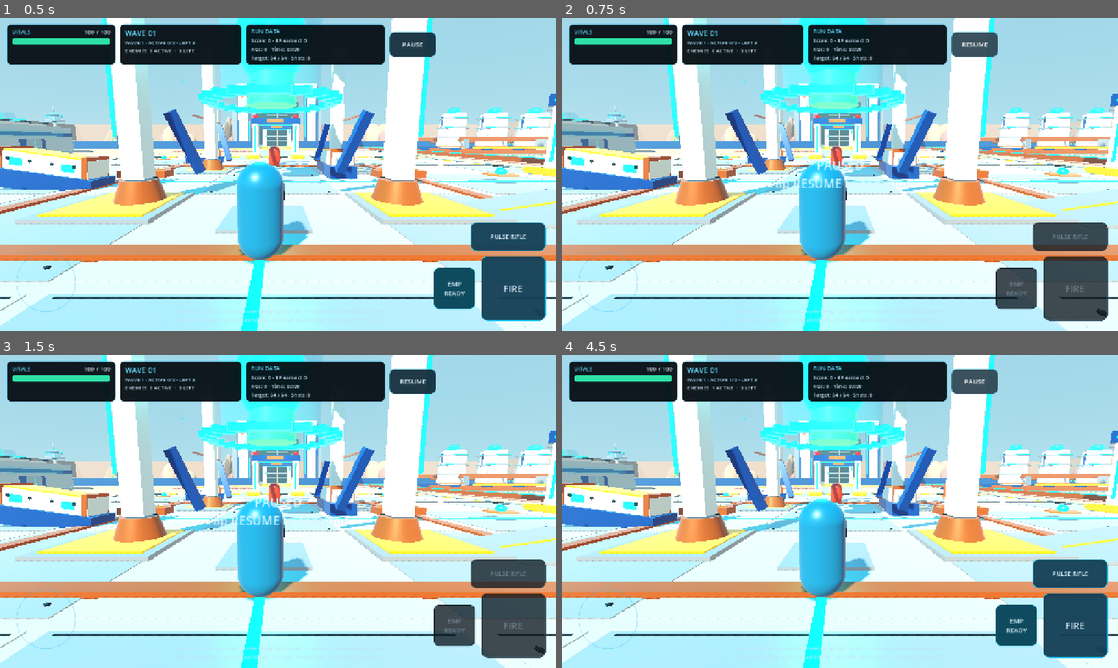
Above: before the commit, frames 1-4 (two rows, left to right).
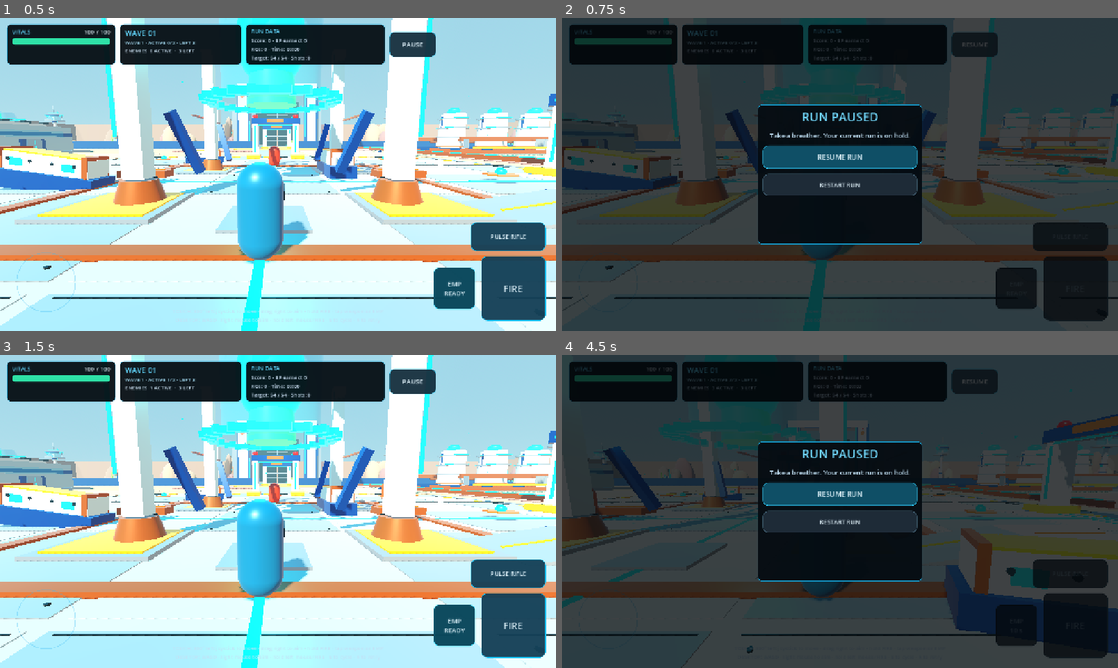
Above: after the commit, the same moments.

Repository: Scryptexai/ExoComplict
Game: Godot game, scene res://scenes/main.tscn
Two runs of this game, one before a commit and one after it. Both use one fixed random seed, a clock stepped at 60 frames per second and the inputs below.
Inputs (mouse positions are in pixels of both pictures, inside the frame that each line leads up to):
- Up to frame 1 (0.5 s): no input
- Up to frame 2 (0.75 s): click "PAUSE" at 0.5 s
- Up to frame 3 (1.5 s): click (278, 492) at 1.25 s, where only the run after the commit has a clickable "RESUME RUN"
- Up to frame 4 (4.5 s): click (1017, 624) at 2 s, where only the run after the commit has a clickable "EMP READY"; tap Enter at 2.75 s; move the mouse to (962, 495) at 2.77 s; press the mouse at (962, 495) at 2.78 s; hold D (move_right) 2.78-3.5 s; release the mouse at (962, 495) at 3.5 s; drag from (728, 527) to (812, 574) at 3.52 s; click "RESUME" (after the commit: "PAUSE") at 4.25 s

Frame 1 is identical in both runs. In frame 2, 93% of the frame differs, in the area x 0-100%, y 0-100%; in frame 3, 5.0%; in frame 4, 93%.

Commit message:
Polish pause and results overlays
Co-authored-by: arena-agent <297053741+arena-agent@users.noreply.github.com>

Diff:
--- a/game/scripts/ui/touch_controls.gd
+++ b/game/scripts/ui/touch_controls.gd
@@ -38,6 +38,11 @@
 var _skill_button: Button
 var _pause_button: Button
 var _pause_label: Label
+var _pause_hint_label: Label
+var _modal_backdrop: ColorRect
+var _pause_panel: PanelContainer
+var _pause_resume_button: Button
+var _pause_retry_button: Button
 var _results_panel: PanelContainer
 var _results_summary: Label
 var _results_retry_button: Button
@@ -178,11 +183,14 @@
 func set_paused(paused: bool) -> void:
 	if paused:
 		_clear_touch_state()
+	var show_pause_menu := paused and not _player_down
+	if is_instance_valid(_modal_backdrop):
+		_modal_backdrop.visible = show_pause_menu or _results_panel.visible
+	if is_instance_valid(_pause_panel):
+		_pause_panel.visible = show_pause_menu
 	if is_instance_valid(_pause_button):
 		_pause_button.text = "RETRY" if _player_down else ("RESUME" if paused else "PAUSE")
 		_pause_button.disabled = false
-	if is_instance_valid(_pause_label):
-		_pause_label.visible = paused
 	if is_instance_valid(_fire_button):
 		_fire_button.disabled = paused or _player_down
 	if is_instance_valid(_weapon_button):
@@ -194,6 +202,10 @@
 	_player_down = down
 	if down:
 		_clear_touch_state()
+	if is_instance_valid(_pause_panel) and down:
+		_pause_panel.visible = false
+	if is_instance_valid(_modal_backdrop):
+		_modal_backdrop.visible = _results_panel.visible
 	if is_instance_valid(_pause_button):
 		_pause_button.text = "RETRY" if down else ("RESUME" if get_tree().paused else "PAUSE")
 	if is_instance_valid(_fire_button):
@@ -218,13 +230,14 @@
 		% [wave_reached, survival_time, eliminations, run_score, bp_earned]
 	)
 	_results_panel.visible = true
+	_modal_backdrop.visible = true
+	_pause_panel.visible = false
 	_top_bar.visible = false
 	_help_label.visible = false
 	_fire_button.visible = false
 	_weapon_button.visible = false
 	_skill_button.visible = false
 	_pause_button.visible = false
-	_pause_label.visible = false
 
 
 func hide_results() -> void:
@@ -237,7 +250,9 @@
 	_weapon_button.visible = true
 	_skill_button.visible = true
 	_pause_button.visible = true
-	_pause_label.visible = get_tree().paused
+	var show_pause_menu := get_tree().paused and not _player_down
+	_modal_backdrop.visible = show_pause_menu
+	_pause_panel.visible = show_pause_menu
 	_refresh_skill_button()
 
 
@@ -301,27 +316,16 @@
 	_help_label.mouse_filter = Control.MOUSE_FILTER_IGNORE
 	add_child(_help_label)
 
-	_pause_label = Label.new()
-	_pause_label.name = "PauseOverlay"
-	_pause_label.anchor_left = 0.5
-	_pause_label.anchor_right = 0.5
-	_pause_label.anchor_top = 0.5
-	_pause_label.anchor_bottom = 0.5
-	_pause_label.offset_left = -190.0
-	_pause_label.offset_right = 190.0
-	_pause_label.offset_top = -70.0
-	_pause_label.offset_bottom = 70.0
-	_pause_label.text = "PAUSED\nTap RESUME to continue"
-	_pause_label.horizontal_alignment = HORIZONTAL_ALIGNMENT_CENTER
-	_pause_label.vertical_alignment = VERTICAL_ALIGNMENT_CENTER
-	_pause_label.autowrap_mode = TextServer.AUTOWRAP_WORD_SMART
-	_pause_label.add_theme_font_size_override("font_size", 28)
-	_pause_label.add_theme_color_override("font_color", Color(0.85, 0.96, 1.0))
-	_pause_label.visible = false
-	_pause_label.mouse_filter = Control.MOUSE_FILTER_IGNORE
-	add_child(_pause_label)
+	_modal_backdrop = ColorRect.new()
+	_modal_backdrop.name = "ModalBackdrop"
+	_modal_backdrop.set_anchors_and_offsets_preset(Control.PRESET_FULL_RECT)
+	_modal_backdrop.color = Color(0.006, 0.018, 0.03, 0.76)
+	_modal_backdrop.mouse_filter = Control.MOUSE_FILTER_STOP
+	_modal_backdrop.visible = false
+	add_child(_modal_backdrop)
 
 	_build_results_panel()
+	_build_pause_panel()
 
 
 func _build_health_card() -> void:
@@ -445,6 +449,70 @@
 	)
 	_results_retry_button.pressed.connect(_on_results_retry_pressed)
 	content.add_child(_results_retry_button)
+
+
+func _build_pause_panel() -> void:
+	_pause_panel = PanelContainer.new()
+	_pause_panel.name = "PausePanel"
+	_pause_panel.anchor_left = 0.5
+	_pause_panel.anchor_right = 0.5
+	_pause_panel.anchor_top = 0.5
+	_pause_panel.anchor_bottom = 0.5
+	_pause_panel.offset_left = -190.0
+	_pause_panel.offset_right = 190.0
+	_pause_panel.offset_top = -150.0
+	_pause_panel.offset_bottom = 150.0
+	_pause_panel.custom_minimum_size = Vector2(380.0, 300.0)
+	_pause_panel.add_theme_stylebox_override("panel", _make_panel_style())
+	_pause_panel.mouse_filter = Control.MOUSE_FILTER_STOP
+	_pause_panel.visible = false
+	add_child(_pause_panel)
+
+	var content := VBoxContainer.new()
+	content.add_theme_constant_override("separation", 12)
+	_pause_panel.add_child(content)
+
+	_pause_label = Label.new()
+	_pause_label.name = "PauseTitle"
+	_pause_label.text = "RUN PAUSED"
+	_pause_label.horizontal_alignment = HORIZONTAL_ALIGNMENT_CENTER
+	_pause_label.add_theme_font_size_override("font_size", 28)
+	_pause_label.add_theme_color_override("font_color", Color(0.45, 0.86, 1.0))
+	content.add_child(_pause_label)
+
+	_pause_hint_label = Label.new()
+	_pause_hint_label.text = "Take a breather. Your current run is on hold."
+	_pause_hint_label.horizontal_alignment = HORIZONTAL_ALIGNMENT_CENTER
+	_pause_hint_label.autowrap_mode = TextServer.AUTOWRAP_WORD_SMART
+	_pause_hint_label.add_theme_font_size_override("font_size", 15)
+	_pause_hint_label.add_theme_color_override("font_color", Color(0.76, 0.88, 0.96))
+	content.add_child(_pause_hint_label)
+
+	_pause_resume_button = Button.new()
+	_pause_resume_button.name = "PauseResumeButton"
+	_pause_resume_button.text = "RESUME RUN"
+	_pause_resume_button.custom_minimum_size = Vector2(0.0, 54.0)
+	_pause_resume_button.focus_mode = Control.FOCUS_NONE
+	_pause_resume_button.mouse_filter = Control.MOUSE_FILTER_STOP
+	_apply_button_theme(
+		_pause_resume_button, Color(0.06, 0.31, 0.4, 1.0), Color(0.2, 0.82, 1.0, 0.95)
+	)
+	_pause_resume_button.add_theme_font_size_override("font_size", 16)
+	_pause_resume_button.pressed.connect(_on_pause_resume_pressed)
+	content.add_child(_pause_resume_button)
+
+	_pause_retry_button = Button.new()
+	_pause_retry_button.name = "PauseRetryButton"
+	_pause_retry_button.text = "RESTART RUN"
+	_pause_retry_button.custom_minimum_size = Vector2(0.0, 50.0)
+	_pause_retry_button.focus_mode = Control.FOCUS_NONE
+	_pause_retry_button.mouse_filter = Control.MOUSE_FILTER_STOP
+	_apply_button_theme(
+		_pause_retry_button, Color(0.12, 0.17, 0.22, 0.98), Color(0.4, 0.58, 0.68, 0.82)
+	)
+	_pause_retry_button.add_theme_font_size_override("font_size", 14)
+	_pause_retry_button.pressed.connect(_on_pause_retry_pressed)
+	content.add_child(_pause_retry_button)
 
 
 func _make_card(card_name: String, minimum_size: Vector2) -> PanelContainer:
@@ -574,11 +642,26 @@
 	_skill_button.add_theme_font_size_override("font_size", roundi(15.0 * _ui_scale))
 	_help_label.offset_top = -61.0 * _ui_scale
 	_help_label.offset_bottom = -10.0 * _ui_scale
-	_results_panel.custom_minimum_size = Vector2(440.0 * _ui_scale, 356.0 * _ui_scale)
-	_results_panel.offset_left = -220.0 * _ui_scale
-	_results_panel.offset_right = 220.0 * _ui_scale
-	_results_panel.offset_top = -178.0 * _ui_scale
-	_results_panel.offset_bottom = 178.0 * _ui_scale
+	var panel_width := minf(440.0 * _ui_scale, maxf(size.x - 2.0 * margin, 220.0 * _ui_scale))
+	var panel_height := minf(356.0 * _ui_scale, maxf(size.y - 2.0 * margin, 220.0 * _ui_scale))
+	_results_panel.custom_minimum_size = Vector2(panel_width, panel_height)
+	_results_panel.offset_left = -panel_width * 0.5
+	_results_panel.offset_right = panel_width * 0.5
+	_results_panel.offset_top = -panel_height * 0.5
+	_results_panel.offset_bottom = panel_height * 0.5
+	var pause_width := minf(380.0 * _ui_scale, maxf(size.x - 2.0 * margin, 220.0 * _ui_scale))
+	var pause_height := minf(320.0 * _ui_scale, maxf(size.y - 2.0 * margin, 200.0 * _ui_scale))
+	_pause_panel.custom_minimum_size = Vector2(pause_width, pause_height)
+	_pause_panel.offset_left = -pause_width * 0.5
+	_pause_panel.offset_right = pause_width * 0.5
+	_pause_panel.offset_top = -pause_height * 0.5
+	_pause_panel.offset_bottom = pause_height * 0.5
+	_pause_label.add_theme_font_size_override("font_size", roundi(28.0 * _ui_scale))
+	_pause_hint_label.add_theme_font_size_override("font_size", roundi(15.0 * _ui_scale))
+	_pause_resume_button.custom_minimum_size = Vector2(0.0, 54.0 * _ui_scale)
+	_pause_resume_button.add_theme_font_size_override("font_size", roundi(16.0 * _ui_scale))
+	_pause_retry_button.custom_minimum_size = Vector2(0.0, 50.0 * _ui_scale)
+	_pause_retry_button.add_theme_font_size_override("font_size", roundi(14.0 * _ui_scale))
 
 
 func _begin_touch(touch_id: int, position: Vector2) -> void:
@@ -668,6 +751,8 @@
 func _find_touch_button(position: Vector2) -> Button:
 	var buttons: Array[Button] = [
 		_results_retry_button,
+		_pause_resume_button,
+		_pause_retry_button,
 		_pause_button,
 		_weapon_button,
 		_skill_button,
@@ -690,6 +775,10 @@
 		_on_skill_pressed()
 	elif button == _pause_button:
 		_on_pause_pressed()
+	elif button == _pause_resume_button:
+		_on_pause_resume_pressed()
+	elif button == _pause_retry_button:
+		_on_pause_retry_pressed()
 	elif button == _results_retry_button:
 		_on_results_retry_pressed()
 
@@ -702,7 +791,8 @@
 		_fire_button,
 		_weapon_button,
 		_skill_button,
-		_pause_label,
+		_modal_backdrop,
+		_pause_panel,
 		_results_panel,
 	]
 	for control in hud_controls:
@@ -791,5 +881,15 @@
 	retry_requested.emit()
 
 
+func _on_pause_resume_pressed() -> void:
+	if not _player_down and get_tree().paused:
+		pause_requested.emit()
+
+
+func _on_pause_retry_pressed() -> void:
+	if get_tree().paused and not _player_down:
+		retry_requested.emit()
+
+
 func _on_window_focus_exited() -> void:
 	_clear_touch_state()
--- a/game/tests/playability_hud_smoke.gd
+++ b/game/tests/playability_hud_smoke.gd
@@ -29,6 +29,10 @@
 	var weapon_button := controls.get("_weapon_button") as Button
 	var skill_button := controls.get("_skill_button") as Button
 	var pause_button := controls.get("_pause_button") as Button
+	var pause_panel := controls.get("_pause_panel") as PanelContainer
+	var pause_resume_button := controls.get("_pause_resume_button") as Button
+	var pause_retry_button := controls.get("_pause_retry_button") as Button
+	var modal_backdrop := controls.get("_modal_backdrop") as ColorRect
 	var spring_arm := player.get_node("CameraRig/YawPivot/PitchPivot/SpringArm3D") as SpringArm3D
 	var pitch_pivot := player.get_node("CameraRig/YawPivot/PitchPivot") as Node3D
 
@@ -65,8 +69,10 @@
 			and skill_button.text.contains("READY")
 			and not skill_button.disabled
 			and pause_button.text == "PAUSE"
-		),
-		"fire, weapon-cycle, EMP skill, and pause buttons are visible and labeled",
+			and is_instance_valid(pause_panel)
+			and not pause_panel.visible
+		),
+		"combat controls are labeled and the pause modal starts hidden",
 	)
 	_expect(
 		(
@@ -258,11 +264,32 @@
 		"pausing clears held touch fire and movement input",
 	)
 	_expect(
-		fire_button.disabled and skill_button.disabled,
-		"fire and skill are disabled while the run is paused",
-	)
-	_tap_screen_button(controls, pause_button, 76)
-	_expect(not paused and pause_button.text == "PAUSE", "RESUME restores play input")
+		(
+			fire_button.disabled
+			and skill_button.disabled
+			and pause_panel.visible
+			and modal_backdrop.visible
+			and pause_resume_button.is_visible_in_tree()
+			and pause_retry_button.is_visible_in_tree()
+		),
+		"pause modal dims gameplay, blocks combat controls, and offers resume/restart",
+	)
+	_tap_screen_button(controls, pause_resume_button, 76)
+	_expect(
+		not paused and not pause_panel.visible and not modal_backdrop.visible,
+		"touching RESUME RUN closes the pause modal and restores play",
+	)
+	_tap_screen_button(controls, pause_button, 88)
+	_tap_screen_button(controls, pause_retry_button, 89)
+	_expect(
+		(
+			not paused
+			and not pause_panel.visible
+			and not bool(player.call("is_defeated"))
+			and is_equal_approx(health_bar.value, 100.0)
+		),
+		"touching RESTART RUN resets the paused session",
+	)
 
 	var run_stats: Node = main_scene.get_node("RunStats")
 	run_stats.call("start_run")
@@ -277,6 +304,7 @@
 	_expect(
 		(
 			results_panel.visible
+			and modal_backdrop.visible
 			and results_retry_button.is_visible_in_tree()
 			and not skill_button.visible
 		),
@@ -288,6 +316,7 @@
 			not bool(player.call("is_defeated"))
 			and is_equal_approx(health_bar.value, 100.0)
 			and not results_panel.visible
+			and not modal_backdrop.visible
 			and skill_button.text.contains("READY")
 			and not skill_button.disabled
 		),
